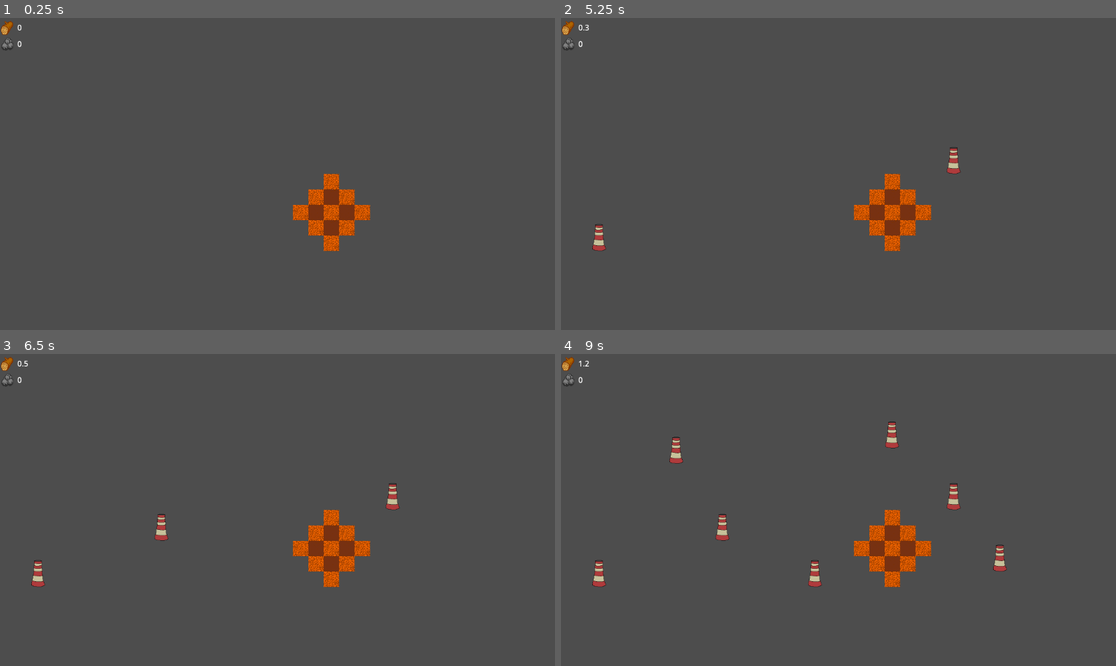
Above: before the commit, frames 1-4 (two rows, left to right).
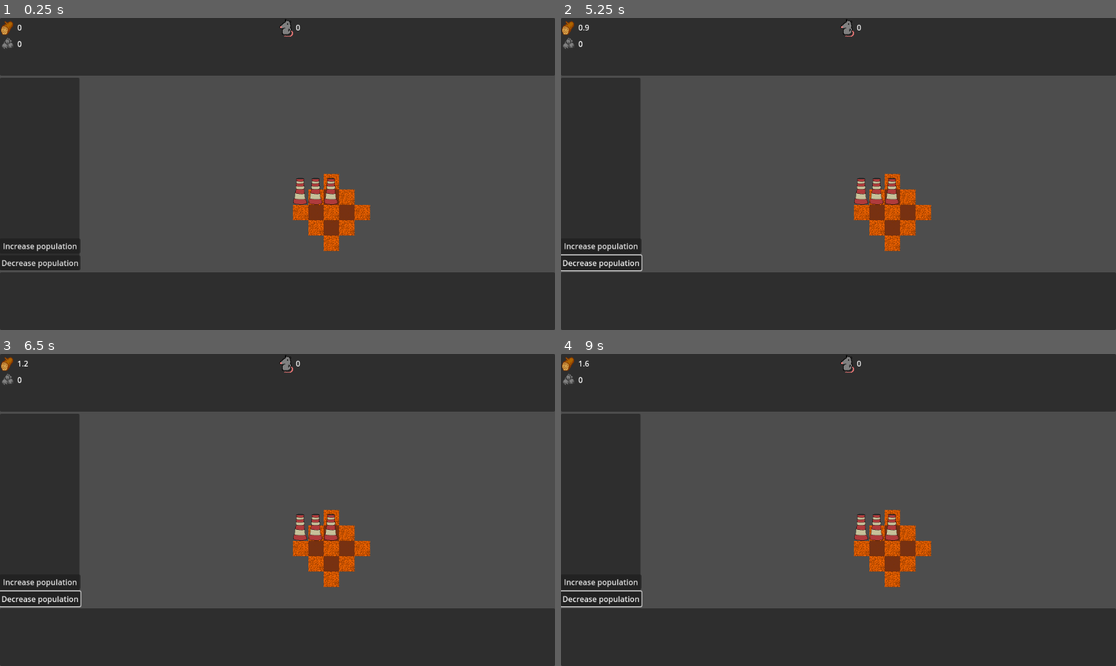
Above: after the commit, the same moments.

Repository: Roling551/td
Game: Godot game, scene res://scenes/node_2d.tscn
The game is run twice, just before and just after one commit, with the same random seed, the same clock (stepped at 60 frames per second) and the same inputs.
Inputs (mouse positions are in pixels of both pictures, inside the frame that each line leads up to):
- Up to frame 1 (0.25 s): no input
- Up to frame 2 (5.25 s): click (599, 245) at 0.5 s, where only the run after the commit has a clickable "Increase population"; click (599, 261) at 1.25 s, where only the run after the commit has a clickable "Decrease population"; click (599, 245) at 2 s, where only the run after the commit has a clickable "Increase population"; click (599, 261) at 2.75 s, where only the run after the commit has a clickable "Decrease population"; click (599, 245) at 3.5 s, where only the run after the commit has a clickable "Increase population"; click (599, 261) at 4.25 s, where only the run after the commit has a clickable "Decrease population"; tap Enter at 5 s; move the mouse to (960, 158) at 5.02 s; click (960, 158) at 5.17 s
- Up to frame 3 (6.5 s): tap Space at 5.75 s; move the mouse to (166, 525) at 5.77 s; click (166, 525) at 5.92 s
- Up to frame 4 (9 s): tap Enter at 6.5, 8 s; move the mouse to (894, 441) at 6.52 s; click (894, 441) at 6.67 s; tap Space at 7.25, 8.75 s; move the mouse to (810, 572) at 7.27 s; click (810, 572) at 7.42 s; move the mouse to (1005, 556) at 8.02 s; click (1005, 556) at 8.17 s; move the mouse to (672, 463) at 8.77 s; click (672, 463) at 8.92 s

The runs differ from the first frame. In frame 1, 46% of the frame differs, in the area x 0-100%, y 0-100%; in frame 2, 46%; in frame 3, 46%; in frame 4, 47%.

Commit message:
Add basic population

Diff:
--- a/scenes/node_2d.tscn
+++ b/scenes/node_2d.tscn
@@ -1,8 +1,10 @@
-[gd_scene load_steps=6 format=3 uid="uid://d186rrr47lyfw"]
+[gd_scene load_steps=8 format=3 uid="uid://d186rrr47lyfw"]
 
 [ext_resource type="Script" path="res://scripts/MainScript.gd" id="1_qaqhi"]
 [ext_resource type="Texture2D" uid="uid://dsou7ljdrjpfg" path="res://sprites/ground.png" id="2_hwf8a"]
 [ext_resource type="Script" path="res://scripts/ResourcesContainer.gd" id="3_84qfj"]
+[ext_resource type="Script" path="res://scripts/PopulationContainer.gd" id="4_1cowe"]
+[ext_resource type="Script" path="res://scripts/DevActions.gd" id="5_x1imp"]
 
 [sub_resource type="TileSetAtlasSource" id="TileSetAtlasSource_5avdr"]
 texture = ExtResource("2_hwf8a")
@@ -17,8 +19,11 @@
 custom_data_layer_0/type = 1
 sources/0 = SubResource("TileSetAtlasSource_5avdr")
 
-[node name="Node2D" type="Node2D"]
+[node name="Main" type="Node2D" node_paths=PackedStringArray("resources_container", "population_container", "active_panel")]
 script = ExtResource("1_qaqhi")
+resources_container = NodePath("CanvasLayer/VBoxContainer/UpperPanel/Panel/HBoxContainer/ResourcesContainer")
+population_container = NodePath("CanvasLayer/VBoxContainer/UpperPanel/Panel/HBoxContainer/PopulationContainer")
+active_panel = NodePath("CanvasLayer/VBoxContainer/BottomPanel/Panel")
 
 [node name="TileMap" type="TileMap" parent="."]
 tile_set = SubResource("TileSet_4mo7v")
@@ -29,14 +34,19 @@
 
 [node name="CanvasLayer" type="CanvasLayer" parent="."]
 
-[node name="Control" type="Control" parent="CanvasLayer"]
-layout_mode = 3
-anchors_preset = 10
+[node name="VBoxContainer" type="VBoxContainer" parent="CanvasLayer"]
+anchors_preset = 15
 anchor_right = 1.0
-offset_bottom = 88.0
+anchor_bottom = 1.0
 grow_horizontal = 2
+grow_vertical = 2
 
-[node name="HBoxContainer" type="HBoxContainer" parent="CanvasLayer/Control"]
+[node name="UpperPanel" type="Control" parent="CanvasLayer/VBoxContainer"]
+custom_minimum_size = Vector2(0, 120)
+layout_mode = 2
+size_flags_vertical = 0
+
+[node name="Panel" type="Panel" parent="CanvasLayer/VBoxContainer/UpperPanel"]
 layout_mode = 1
 anchors_preset = 15
 anchor_right = 1.0
@@ -44,7 +54,55 @@
 grow_horizontal = 2
 grow_vertical = 2
 
-[node name="ResourcesContainer" type="VFlowContainer" parent="CanvasLayer/Control/HBoxContainer"]
+[node name="HBoxContainer" type="HBoxContainer" parent="CanvasLayer/VBoxContainer/UpperPanel/Panel"]
+layout_mode = 1
+anchors_preset = 15
+anchor_right = 1.0
+anchor_bottom = 1.0
+grow_horizontal = 2
+grow_vertical = 2
+
+[node name="ResourcesContainer" type="VFlowContainer" parent="CanvasLayer/VBoxContainer/UpperPanel/Panel/HBoxContainer"]
 layout_mode = 2
 size_flags_horizontal = 3
 script = ExtResource("3_84qfj")
+
+[node name="PopulationContainer" type="VFlowContainer" parent="CanvasLayer/VBoxContainer/UpperPanel/Panel/HBoxContainer"]
+layout_mode = 2
+size_flags_horizontal = 3
+script = ExtResource("4_1cowe")
+
+[node name="MiddlePart" type="Control" parent="CanvasLayer/VBoxContainer"]
+layout_mode = 2
+size_flags_horizontal = 0
+size_flags_vertical = 3
+metadata/_edit_use_anchors_ = true
+
+[node name="Panel" type="Panel" parent="CanvasLayer/VBoxContainer/MiddlePart"]
+custom_minimum_size = Vector2(165, 0)
+layout_mode = 1
+anchors_preset = 9
+anchor_bottom = 1.0
+grow_vertical = 2
+
+[node name="DevActions" type="VBoxContainer" parent="CanvasLayer/VBoxContainer/MiddlePart/Panel"]
+layout_mode = 1
+anchors_preset = 15
+anchor_right = 1.0
+anchor_bottom = 1.0
+grow_horizontal = 2
+grow_vertical = 2
+alignment = 2
+script = ExtResource("5_x1imp")
+
+[node name="BottomPanel" type="Control" parent="CanvasLayer/VBoxContainer"]
+custom_minimum_size = Vector2(0, 120)
+layout_mode = 2
+
+[node name="Panel" type="Panel" parent="CanvasLayer/VBoxContainer/BottomPanel"]
+layout_mode = 1
+anchors_preset = -1
+anchor_right = 1.0
+anchor_bottom = 1.0
+grow_horizontal = 2
+grow_vertical = 2
--- a/scripts/Building.gd
+++ b/scripts/Building.gd
@@ -2,6 +2,8 @@
 class_name Building
 
 var building_components
+var active_panel
+var item_list
 
 func _init(building_components_):
 	building_components = building_components_
@@ -9,3 +11,27 @@
 func action():
 	for name in building_components:
 		building_components[name].action()
+
+func activate_ui(active_panel_):
+	active_panel = active_panel_
+	item_list = HBoxContainer.new()
+	Util.setAnchorFullRect(item_list)
+
+	for name in building_components:
+		var component = building_components[name]
+		if component.has_ui():
+			component.activate_ui(item_list)
+
+	active_panel.add_child(item_list)
+	update_ui()
+
+func deactivate_ui():
+	item_list.queue_free()
+	item_list = null
+	active_panel = null
+
+func update_ui():
+	for name in building_components:
+		var component = building_components[name]
+		if component.has_ui():
+			component.update_ui()
--- a/scripts/BuildingsFactory.gd
+++ b/scripts/BuildingsFactory.gd
@@ -10,7 +10,8 @@
 				{"position": Vector2i(0,-1)}
 			],
 			"components": {
-				"resources" : func(): return ResourcesComponent.new(main_script.resources_container)
+				"resources" : func(): return ResourcesComponent.new(main_script.resources_container),
+				"population": func(): return PopulationComponent.new(),
 			}
 		}
 	]
--- a/scripts/BuildingsList.gd
+++ b/scripts/BuildingsList.gd
@@ -12,6 +12,10 @@
 		"offset_y": -16
 	}
 }
+
+func get_building_at(tile_map, location):
+	if tiles.has([tile_map, location]):
+		return tiles[[tile_map, location]]
 
 func create_building(building_pattern, tile_map, location):
 	for tile in building_pattern["tiles"]:
@@ -32,7 +36,7 @@
 			sprite_node.scale = Vector2(sprite["scale"],sprite["scale"])
 			tile_map.add_child(sprite_node)
 			sprite_node.position = tile_to_world_position(tile_map, location+tile["position"]) + Vector2(sprite["offset_x"], sprite["offset_y"])
-		tiles[location+tile["position"]] = building
+		tiles[[tile_map, location+tile["position"]]] = building
 	buildings.push_back(building)
 
 func tile_to_world_position(tile_map, tile_pos):
--- /dev/null
+++ b/scripts/DevActions.gd
@@ -0,0 +1,20 @@
+extends VBoxContainer
+
+
+@onready var main = get_tree().root.get_node("Main")
+
+var actions = {
+	"Increase population": func(): change_population(10),
+	"Decrease population": func(): change_population(-10),
+}
+
+func change_population(change):
+	main.population_container.change_population(change)
+	main.population_container.assign_population(main.buildings_list.buildings)
+
+func _ready():
+	for action_name in actions:
+		var button = Button.new()
+		button.text = action_name
+		button.pressed.connect(actions[action_name])
+		add_child(button)
--- a/scripts/MainScript.gd
+++ b/scripts/MainScript.gd
@@ -3,20 +3,24 @@
 @onready var tile_map = get_node("TileMap")
 @onready var camera = get_node("Camera2D")
 @onready var tile_map_actions = TileMapActions.new(camera)
-@onready var resources_container = get_node("CanvasLayer/Control/HBoxContainer/ResourcesContainer")
+@export var resources_container : Node
+@export var population_container : Node
+@export var active_panel : Node
 @onready var buildings_patterns = BuildingsFactory.new().get_buildings_patterns(self)
 @onready var buildings_list = BuildingsList.new()
+@onready var main_ui = MainUI.new(self)
 
 func add_building(tile_map, tile_position):
 	buildings_list.create_building(buildings_patterns[0], tile_map, tile_position)
 
 func _ready():
-	tile_map_actions.set_click_function(add_building)
-
-func _unhandled_input(event):
-	if event is InputEventMouseButton && event.pressed && event.button_index == MOUSE_BUTTON_LEFT:
-		tile_map_actions.handle_click(tile_map, event)
+	add_child(main_ui)
+	add_building(tile_map, Vector2i(1,1))
+	add_building(tile_map, Vector2i(2,1))
+	add_building(tile_map, Vector2i(3,1))
 
 func _physics_process(delta):
 	buildings_list.building_actions()
 	resources_container.update()
+	population_container.update()
+	main_ui.update_ui()
--- /dev/null
+++ b/scripts/MainUI.gd
@@ -0,0 +1,30 @@
+extends Node
+class_name MainUI
+
+var main_script
+var active_ui
+
+func _init(main_script_):
+	main_script = main_script_
+	main_script.tile_map_actions.set_click_function(default_action)
+
+func _unhandled_input(event):
+	if event is InputEventMouseButton && event.pressed && event.button_index == MOUSE_BUTTON_LEFT:
+		main_script.tile_map_actions.handle_click(main_script.tile_map, event)
+
+var default_action = func(tile_map, tile_position):
+	var building = main_script.buildings_list.get_building_at(tile_map, tile_position)
+	change_ui(building)
+
+func change_ui(new_ui):
+	if active_ui==new_ui:
+		return
+	if active_ui:
+		active_ui.deactivate_ui()
+	if new_ui:
+		new_ui.activate_ui(main_script.active_panel)
+	active_ui = new_ui
+
+func update_ui():
+	if active_ui:
+		active_ui.update_ui()
--- /dev/null
+++ b/scripts/PopulationContainer.gd
@@ -0,0 +1,46 @@
+extends VFlowContainer
+
+@onready var resource_item_prototype = preload("res://scenes/resource_item.tscn")
+var population_sprite = preload("res://sprites/resource_sprites/rat.png")
+var population_item
+
+var population = 0
+
+func _ready():
+	population_item = resource_item_prototype.instantiate()
+	add_child(population_item)
+	population_item.set_icon(population_sprite)
+
+func update():
+	population_item.set_text(str(snapped(population,0.1)))
+
+func change_population(population_change):
+	population = max(0,population_change+population)
+
+func assign_population(buildings):
+	var needed_workers = 0
+	var buildings_needing_workers = 0
+	for building in buildings:
+		if building.building_components.has("population"):
+			buildings_needing_workers += 1
+			needed_workers += building.building_components["population"].max_population
+	if population >= needed_workers:
+		for building in buildings:
+			if building.building_components.has("population"):
+				var population_component = building.building_components["population"]
+				population_component.assigned_population = population_component.max_population
+	else:
+		var assigned_population = 0
+		for building in buildings:
+			if building.building_components.has("population"):
+				var population_component = building.building_components["population"]
+				var population_to_assign = floor(population * population_component.max_population / needed_workers)
+				population_component.assigned_population = population_to_assign
+				assigned_population += population_to_assign
+		var n = population - assigned_population
+		for building in buildings:
+			if building.building_components.has("population"):
+				if n == 0:
+					break
+				building.building_components["population"].assigned_population += 1
+				n -= 1
--- /dev/null
+++ b/scripts/PopultionComponent.gd
@@ -0,0 +1,30 @@
+extends Node
+class_name PopulationComponent
+
+var container
+var label
+var max_population = 10
+var assigned_population = 0
+
+func has_ui():
+	return true
+
+func action():
+	pass
+
+func activate_ui(container_):
+	container = container_
+	var c = Control.new()
+	c.size_flags_horizontal = Control.SIZE_EXPAND_FILL
+	c.size_flags_vertical = Control.SIZE_EXPAND_FILL
+	container.add_child(c)
+	label = Label.new()
+	c.add_child(label)
+
+func update_ui():
+	label.text = str(assigned_population,"/",max_population)
+func get_wanted_population():
+	return max_population
+
+func assign_population(population):
+	assigned_population = population
--- a/scripts/ResourcesComponent.gd
+++ b/scripts/ResourcesComponent.gd
@@ -2,6 +2,9 @@
 class_name ResourcesComponent
 
 var resources_container
+
+func has_ui():
+	return false
 
 func _init(_resources_container):
 	resources_container = _resources_container
--- /dev/null
+++ b/scripts/Util.gd
@@ -0,0 +1,8 @@
+extends Node
+class_name Util
+
+static func setAnchorFullRect(control: Control):
+	control.anchor_left = 0
+	control.anchor_right = 1
+	control.anchor_top = 0
+	control.anchor_bottom = 1
Binary file added: sprites/resource_sprites/rat.png
Not shown, added: sprites/resource_sprites/rat.png.import
